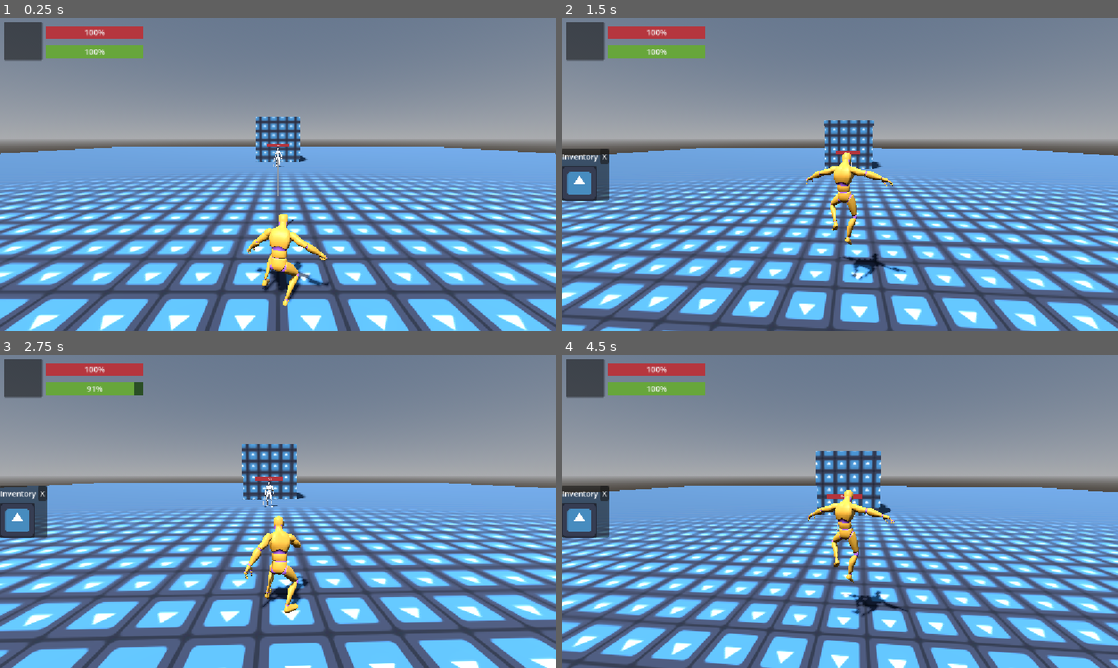
Above: before the commit, frames 1-4 (two rows, left to right).
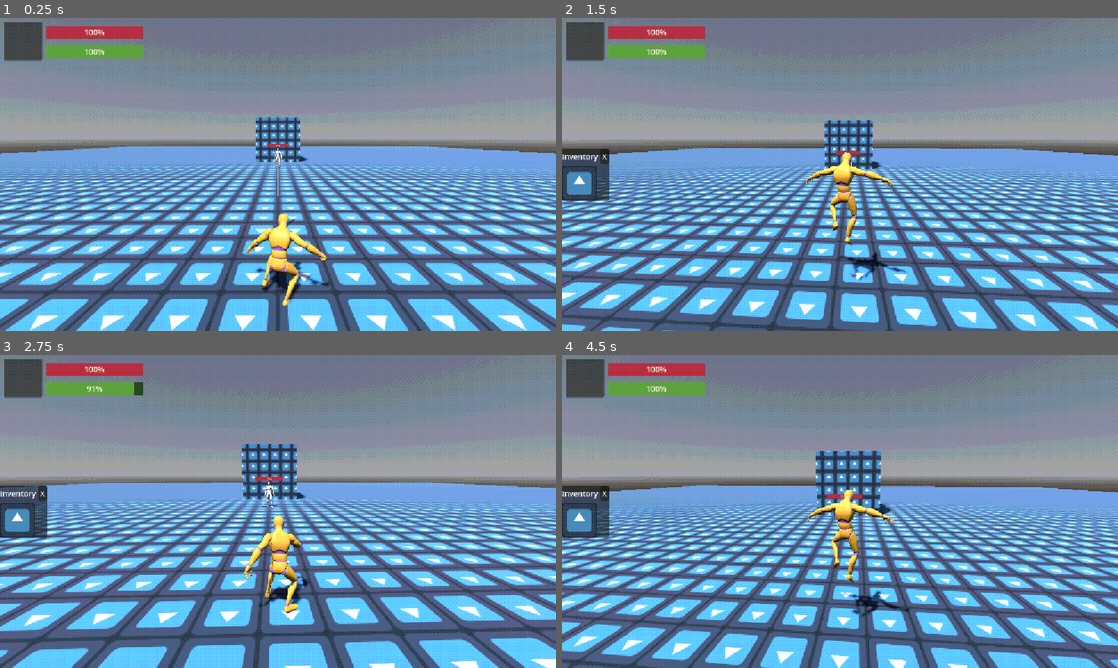
Above: after the commit, the same moments.

Repository: Zycostan/wynnsouls
Game: Godot game, scene res://scenes/regions/world.tscn
Two runs of this game, one before a commit and one after it. Both use one fixed random seed, a clock stepped at 60 frames per second and the inputs below. The project has no main scene, so this scene is started directly. The engine's default icon, where the game draws it, is replaced by a stand-in: a white triangle on a blue panel in a dark square.
Inputs (mouse positions are in pixels of both pictures, inside the frame that each line leads up to):
- Up to frame 1 (0.25 s): no input
- Up to frame 2 (1.5 s): tap Enter (ui_accept) at 0.5 s; move the mouse to (867, 174) at 0.52 s; hold W (forward) from 0.53 s (still down); tap F (interact) at 0.6 s; click (867, 174) at 0.67 s; tap Space (jump) at 0.77 s; move the mouse to (812, 174) at 1.27 s; click (812, 174) at 1.35 s
- Up to frame 3 (2.75 s): keep holding W (forward); tap Space (jump) at 1.52 s; move the mouse to (289, 505) at 2.02 s; hold Tab (parry) from 2.03 s (still down)
- Up to frame 4 (4.5 s): keep holding W (forward); move the mouse to (834, 517) at 2.77 s; release Tab (parry) at 2.78 s; tap Shift (sprint) at 2.85 s; click (834, 517) at 2.92 s; tap Space (jump) at 3.02, 3.77 s; move the mouse to (878, 514) at 3.52 s; tap F (interact) at 3.6 s; move the mouse to (795, 508) at 4.27 s; click (795, 508) at 4.35 s

The runs differ from the first frame. In frame 1, 9.4% of the frame differs, in the area x 0-100%, y 3-100%; in frame 2, 9.4%; in frame 3, 8.2%; in frame 4, 9.4%.

Commit message:
play station shit

Diff:
--- /dev/null
+++ b/scenes/regions/psx_postprocess.gdshader
@@ -0,0 +1,72 @@
+shader_type canvas_item;
+
+render_mode unshaded;
+
+#define MAXCOLORS 16
+
+uniform bool enabled = true;
+uniform bool dithering = true;
+uniform int colors : hint_range(1, MAXCOLORS) = 12;
+uniform int dither_size: hint_range(1, 8) = 1;
+
+float dithering_pattern(ivec2 fragcoord) {
+	const float pattern[] = {
+		0.00, 0.50, 0.10, 0.65,
+		0.75, 0.25, 0.90, 0.35,
+		0.20, 0.70, 0.05, 0.50,
+		0.95, 0.40, 0.80, 0.30
+	};
+
+	int x = fragcoord.x % 4;
+	int y = fragcoord.y % 4;
+
+	return pattern[y * 4 + x];
+}
+
+float reduce_color(float raw, float dither, int depth) {
+	float div = 1.0 / float(depth);
+	float val = 0.0;
+	int i = 0;
+
+	while (i <= MAXCOLORS)
+	{
+		if (raw > div * (float(i + 1))) {
+			i = i + 1;
+			continue;
+		}
+
+		if (raw * float(depth) - float(i) <= dither * 0.999)
+		{
+			val = div * float(i);
+		}
+		else
+		{
+			val = div * float(i + 1);
+		}
+		return val;
+
+		i = i+1;
+	}
+
+	return val;
+}
+
+void fragment() {
+	vec4 raw = texture(TEXTURE, SCREEN_UV);
+	ivec2 uv = ivec2(FRAGCOORD.xy / float(dither_size));
+
+	if (enabled == true){
+		float dithering_value = 1.0;
+		if (dithering)
+		{
+			dithering_value = dithering_pattern(uv);
+		}
+
+		COLOR.r = reduce_color(raw.r, (dithering_value - 0.5) * dithering_value + 0.5, colors - 1);
+		COLOR.g = reduce_color(raw.g, (dithering_value - 0.5) * dithering_value + 0.5, colors - 1);
+		COLOR.b = reduce_color(raw.b, (dithering_value - 0.5) * dithering_value + 0.5, colors - 1);
+
+	} else {
+		COLOR.rgb = raw.rgb;
+	}
+}
--- a/scenes/regions/world.tscn
+++ b/scenes/regions/world.tscn
@@ -3,12 +3,20 @@
 [ext_resource type="PackedScene" uid="uid://c0xbwvh1bqi3c" path="res://scenes/player/player.tscn" id="1_sjr0w"]
 [ext_resource type="Texture2D" uid="uid://esshsqu3nle7" path="res://icon.svg" id="1_suhu5"]
 [ext_resource type="Script" uid="uid://drooedfdgcdr5" path="res://scenes/regions/world.gd" id="1_w5816"]
+[ext_resource type="Shader" uid="uid://0c557cbwwmj4" path="res://scenes/regions/psx_postprocess.gdshader" id="2_whkkh"]
 [ext_resource type="PackedScene" uid="uid://cxmmvcs41rjyq" path="res://scenes/enemies/enemy.tscn" id="4_w5816"]
 [ext_resource type="PackedScene" uid="uid://b4sn02kxl4cmr" path="res://scenes/general/pickup_item.tscn" id="5_uhfei"]
 [ext_resource type="Script" uid="uid://rxrqg0yi27s8" path="res://scripts/general/generalui/ui_root.gd" id="6_30c7u"]
 [ext_resource type="Resource" uid="uid://dhonavqlbymat" path="res://resources/item/weapon/basic_sword.tres" id="6_osun5"]
 [ext_resource type="PackedScene" uid="uid://csrbn4wplt821" path="res://scenes/ui/inventory/inventory_dialog.tscn" id="6_u3dv3"]
 [ext_resource type="Script" uid="uid://dme6ngphhmh3n" path="res://scripts/player/inventory/equipped_slot_hud.gd" id="6_uhfei"]
+
+[sub_resource type="ShaderMaterial" id="ShaderMaterial_ql63m"]
+shader = ExtResource("2_whkkh")
+shader_parameter/enabled = true
+shader_parameter/dithering = true
+shader_parameter/colors = 12
+shader_parameter/dither_size = 1
 
 [sub_resource type="ProceduralSkyMaterial" id="ProceduralSkyMaterial_6tqpd"]
 sky_horizon_color = Color(0.66224277, 0.6717428, 0.6867428, 1)
@@ -29,44 +37,56 @@
 [node name="world" type="Node3D" unique_id=186616731]
 script = ExtResource("1_w5816")
 
-[node name="env" type="Node3D" parent="." unique_id=493757968]
+[node name="SubViewportContainer" type="SubViewportContainer" parent="." unique_id=92138549]
+material = SubResource("ShaderMaterial_ql63m")
+anchors_preset = 15
+anchor_right = 1.0
+anchor_bottom = 1.0
+grow_horizontal = 2
+grow_vertical = 2
+stretch = true
 
-[node name="DirectionalLight3D" type="DirectionalLight3D" parent="env" unique_id=1038362460]
+[node name="SubViewport" type="SubViewport" parent="SubViewportContainer" unique_id=560184739]
+size = Vector2i(1152, 648)
+
+[node name="env" type="Node3D" parent="SubViewportContainer/SubViewport" unique_id=493757968]
+
+[node name="DirectionalLight3D" type="DirectionalLight3D" parent="SubViewportContainer/SubViewport/env" unique_id=1038362460]
 transform = Transform3D(-0.8660254, -0.43301278, 0.25, 0, 0.49999997, 0.86602545, -0.50000006, 0.75, -0.43301266, 0, 0, 0)
 shadow_enabled = true
 
-[node name="WorldEnvironment" type="WorldEnvironment" parent="env" unique_id=239109957]
+[node name="WorldEnvironment" type="WorldEnvironment" parent="SubViewportContainer/SubViewport/env" unique_id=239109957]
 environment = SubResource("Environment_suhu5")
 
-[node name="stage" type="Node3D" parent="." unique_id=1728338632]
+[node name="stage" type="Node3D" parent="SubViewportContainer/SubViewport" unique_id=1728338632]
 
-[node name="CSGBox3D" type="CSGBox3D" parent="stage" unique_id=735964102]
+[node name="CSGBox3D" type="CSGBox3D" parent="SubViewportContainer/SubViewport/stage" unique_id=735964102]
 transform = Transform3D(1, 0, 0, 0, 1, 0, 0, 0, 1, 0, -0.5, 0)
 use_collision = true
 size = Vector3(100, 1, 100)
 material = SubResource("StandardMaterial3D_4lhdc")
 
-[node name="CSGBox3D2" type="CSGBox3D" parent="stage" unique_id=1872260207]
+[node name="CSGBox3D2" type="CSGBox3D" parent="SubViewportContainer/SubViewport/stage" unique_id=1872260207]
 transform = Transform3D(1, 0, 0, 0, 1, 0, 0, 0, 1, 0, 2.5, 7)
 use_collision = true
 size = Vector3(5, 5, 5)
 material = SubResource("StandardMaterial3D_4lhdc")
 
-[node name="player" parent="." unique_id=960337874 instance=ExtResource("1_sjr0w")]
+[node name="player" parent="SubViewportContainer/SubViewport" unique_id=960337874 instance=ExtResource("1_sjr0w")]
 transform = Transform3D(1, 0, 0, 0, 1, 0, 0, 0, 1, 0, 0, -16)
 
-[node name="Enemy" parent="." unique_id=1139875144 node_paths=PackedStringArray("player") instance=ExtResource("4_w5816")]
+[node name="Enemy" parent="SubViewportContainer/SubViewport" unique_id=1139875144 node_paths=PackedStringArray("player") instance=ExtResource("4_w5816")]
 player = NodePath("../player")
 
-[node name="pickup_item" parent="." unique_id=367582936 instance=ExtResource("5_uhfei")]
+[node name="pickup_item" parent="SubViewportContainer/SubViewport" unique_id=367582936 instance=ExtResource("5_uhfei")]
 transform = Transform3D(1, 0, 0, 0, 1, 0, 0, 0, 1, 0, 1.1, -13.7)
 item = ExtResource("6_osun5")
 
-[node name="UIRoot" type="CanvasLayer" parent="." unique_id=1571712437 node_paths=PackedStringArray("player")]
+[node name="UIRoot" type="CanvasLayer" parent="SubViewportContainer/SubViewport" unique_id=1571712437 node_paths=PackedStringArray("player")]
 script = ExtResource("6_30c7u")
 player = NodePath("../player")
 
-[node name="EquippedSlot" type="PanelContainer" parent="UIRoot" unique_id=1799338197]
+[node name="EquippedSlot" type="PanelContainer" parent="SubViewportContainer/SubViewport/UIRoot" unique_id=1799338197]
 offset_left = 8.0
 offset_top = 8.0
 offset_right = 88.0
@@ -74,12 +94,12 @@
 script = ExtResource("6_uhfei")
 metadata/_custom_type_script = "uid://y4us44bex6un"
 
-[node name="TextureRect" type="TextureRect" parent="UIRoot/EquippedSlot" unique_id=1201875311]
+[node name="TextureRect" type="TextureRect" parent="SubViewportContainer/SubViewport/UIRoot/EquippedSlot" unique_id=1201875311]
 unique_name_in_owner = true
 layout_mode = 2
 expand_mode = 1
 
-[node name="InventoryDialog" parent="UIRoot" unique_id=1659463318 instance=ExtResource("6_u3dv3")]
+[node name="InventoryDialog" parent="SubViewportContainer/SubViewport/UIRoot" unique_id=1659463318 instance=ExtResource("6_u3dv3")]
 unique_name_in_owner = true
 visible = false
 anchors_preset = 4
Not shown, added: scenes/regions/psx_postprocess.gdshader.uid
